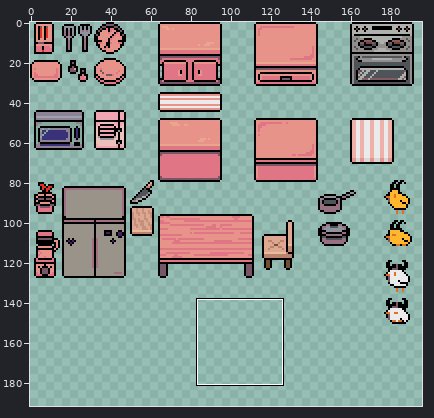
Edited in one commit: sprite sheet (Assets/Sprites/Kitchen.png). The first picture is a wide view before the edit; the outline marks the close-up.
Close-up. Before the commit:
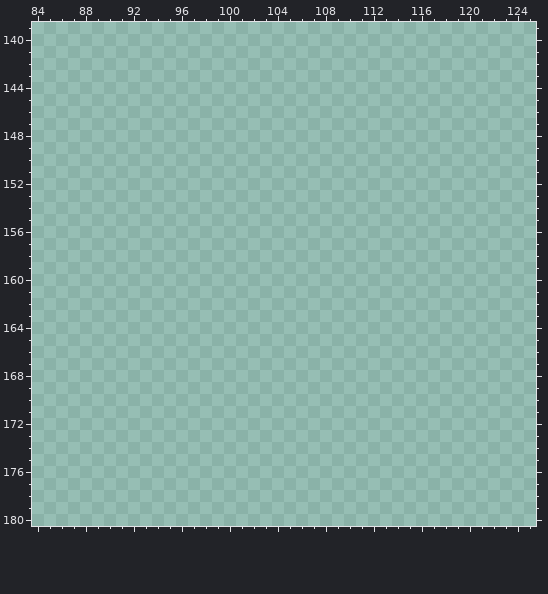
The file is 200x200 pixels. Colours within 5 levels of each other are drawn and written as one. Shown: x 84..125, y 139..180. The wide view leaves out empty margins. The commit also changed other parts of the picture, which this record leaves out.
Palette (. is transparent): 
After:
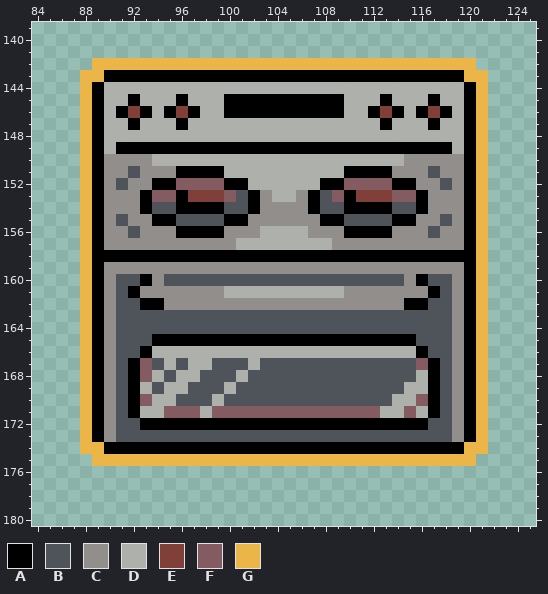
Colours new in this view: A #000000  B #4f545b  C #928e8c  D #aeb0ac  E #804039  F #845b60  G #ebb547
The edit:
{"y":142,"x":89,"old":"................................","new":"GGGGGGGGGGGGGGGGGGGGGGGGGGGGGGGG"}
{"y":143,"x":88,"old":"..................................","new":"GGAAAAAAAAAAAAAAAAAAAAAAAAAAAAAAGG"}
{"y":144,"x":88,"old":"..................................","new":"GADDDDDDDDDDDDDDDDDDDDDDDDDDDDDDAG"}
{"y":145,"x":88,"old":"..................................","new":"GADDADDDADDDAAAAAAAAAADDDADDDADDAG"}
{"y":146,"x":88,"old":"..................................","new":"GADAEADAEADDAAAAAAAAAADDAEADAEADAG"}
{"y":147,"x":88,"old":"..................................","new":"GADDADDDADDDDDDDDDDDDDDDDADDDADDAG"}
{"y":148,"x":88,"old":"..................................","new":"GADDDDDDDDDDDDDDDDDDDDDDDDDDDDDDAG"}
{"y":149,"x":88,"old":"..................................","new":"GADAAAAAAAAAAAAAAAAAAAAAAAAAAAADAG"}
{"y":150,"x":88,"old":"..................................","new":"GACCCCDDDDDDDDDDDDDDDDDDDDDCCCCCAG"}
{"y":151,"x":88,"old":"..................................","new":"GACCBCCCAAAADDDDDDDDDDAAAACCCBCCAG"}
{"y":152,"x":88,"old":"..................................","new":"GACBCCAAFFFFAADDDDDDAAFFFFAACCBCAG"}
{"y":153,"x":88,"old":"..................................","new":"GACCCAFFAEEEFBACDDCABFAEEEFFACCCAG"}
{"y":154,"x":88,"old":"..................................","new":"GACCCABBAAAABBACCCCABBAAAABBACCCAG"}
{"y":155,"x":88,"old":"..................................","new":"GACBCCAABBBBAACCCCCCAABBBBAACCBCAG"}
{"y":156,"x":88,"old":"..................................","new":"GACCBCCCAAAACCCDDDDCCCAAAACCCBCCAG"}
{"y":157,"x":88,"old":"..................................","new":"GACCCCCCCCCCCDDDDDDDDCCCCCCCCCCCAG"}
{"y":158,"x":88,"old":"..................................","new":"GAAAAAAAAAAAAAAAAAAAAAAAAAAAAAAAAG"}
{"y":159,"x":88,"old":"..................................","new":"GACCCCCCCCCCCCCCCCCCCCCCCCCCCCCCAG"}
{"y":160,"x":88,"old":"..................................","new":"GACBBACBBBBBBBBBBBBBBBBBBBBCABBCAG"}
{"y":161,"x":88,"old":"..................................","new":"GACBACCCCCCCDDDDDDDDDDCCCCCCCABCAG"}
{"y":162,"x":88,"old":"..................................","new":"GACBBAACCCCCCCCCCCCCCCCCCCCAABBCAG"}
{"y":163,"x":88,"old":"..................................","new":"GACBBBBBBBBBBBBBBBBBBBBBBBBBBBBCAG"}
{"y":164,"x":88,"old":"..................................","new":"GACBBBBBBBBBBBBBBBBBBBBBBBBBBBBCAG"}
{"y":165,"x":88,"old":"..................................","new":"GACBBBAAAAAAAAAAAAAAAAAAAAAABBBCAG"}
{"y":166,"x":88,"old":"..................................","new":"GACBBADDDDDDDDDDDDDDDDDDDDDDABBCAG"}
{"y":167,"x":88,"old":"..................................","new":"GACBAFBDBDDBBBDBBBBBBBBBBBBBFABCAG"}
{"y":168,"x":88,"old":"..................................","new":"GACBAFDBDDBBBDBBBBBBBBBBBBBBDABCAG"}
{"y":169,"x":88,"old":"..................................","new":"GACBADBDDBBBDBBBBBBBBBBBBBBDDABCAG"}
{"y":170,"x":88,"old":"..................................","new":"GACBAFDDBBBDBBBBBBBBBBBBBBDDFABCAG"}
{"y":171,"x":88,"old":"..................................","new":"GACBADDFFFDFFFFFFFFFFFFFFDDFDABCAG"}
{"y":172,"x":88,"old":"..................................","new":"GACBBAAAAAAAAAAAAAAAAAAAAAAAABBCAG"}
{"y":173,"x":88,"old":"..................................","new":"GACBBBBBBBBBBBBBBBBBBBBBBBBBBBBCAG"}
{"y":174,"x":88,"old":"..................................","new":"GGAAAAAAAAAAAAAAAAAAAAAAAAAAAAAAGG"}
{"y":175,"x":89,"old":"................................","new":"GGGGGGGGGGGGGGGGGGGGGGGGGGGGGGGG"}
{"label":"added","picture_box":[80,58,488,466]}
